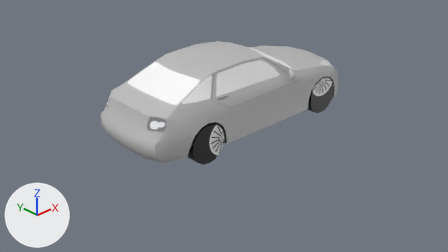
The Blender file assets/src/all2.blend: old version first, new version second.
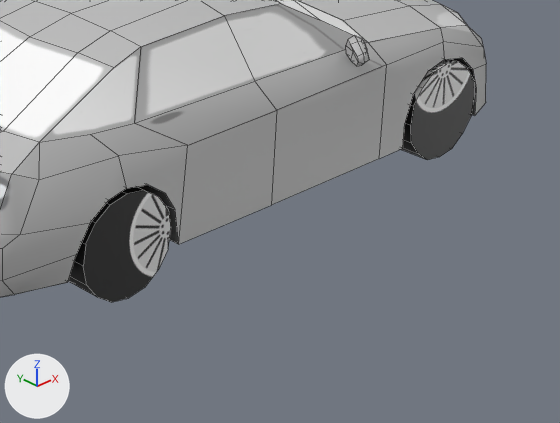
Old and new are each drawn from the file's camera 'Camera' and again close up on the part from 36% to 81% of the width and 22% to 83% of the height. The axes (+X, +Y, +Z) are drawn at lower left. The lights are the same throughout. The close-ups show mesh edges as thin lines. The same objects are shown in both versions, whatever each file hides.

In view in the first close-up: 'Car_Limo #lod0'.
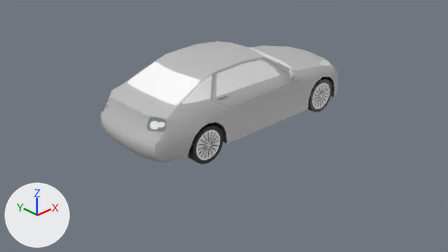
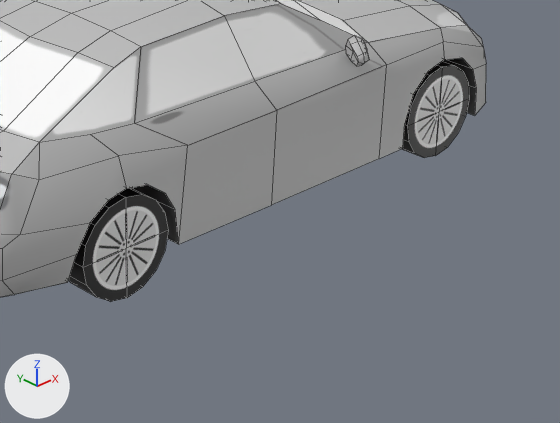
The change, as JSON lines over the scene's bpy script:
```json
{"block": "me_cube_004", "where": "# used by ob_car_limo__lod0; location = (0.192, 0.0, -0.031); rotation_euler = (0.0, 0.0, -1.571), in degrees (0, 0, -90)"}
{"op": "remove", "block": "me_cube_004", "code": "me_cube_004.from_pydata(...)  # 206 vertices, 148 faces; spans x 0.0..1.02, y -2.4..2.35, z 0.03..1.46"}
{"op": "add", "block": "me_cube_004", "code": "me_cube_004.from_pydata(...)  # 400 vertices, 320 faces; spans x -2.21..2.54, y -1.02..1.02, z 0.0..1.43"}
{"block": "me_cube_004", "change": "me_cube_004 part 1: a new loose piece, a 16-sided cylinder along y spanning x -1.5..-0.85, y -0.9..-0.67, z 0.0..0.65, in mat_carmat (picture img_car)"}
{"block": "me_cube_004", "change": "me_cube_004 part 2: a new loose piece, a 16-sided cylinder along y spanning x 1.31..1.96, y -0.9..-0.67, z 0.0..0.65, in mat_carmat (picture img_car)"}
{"block": "me_cube_004", "change": "me_cube_004 part 3: a new loose piece of 198 vertices spanning x -2.21..2.54, y -0.92..0.92, z 0.18..1.43, in mat_carmat (picture img_car)"}
{"block": "me_cube_004", "change": "me_cube_004 part 4: the loose piece of 32 vertices spanning x 0.65..0.91, y -1.7..-1.03, z 0.03..0.7 is deleted"}
{"block": "me_cube_004", "change": "me_cube_004 part 5: the loose piece of 32 vertices spanning x 0.65..0.92, y 1.12..1.79, z 0.03..0.7 is deleted"}
{"op": "set", "path": "ob_car_limo__lod0.rotation_euler", "old": "(0.0, 0.0, -1.571)", "new": "(0.0, 0.0, 0.0)", "note": "degrees (0, 0, -90) -> degrees (0, 0, 0)"}
{"op": "remove", "block": "ob_car_limo__lod0", "code": "_m = ob_car_limo__lod0.modifiers.new('Mirror', 'MIRROR')"}
{"op": "remove", "block": "ob_car_limo__lod0", "code": "_m.use_clip = True"}
{"op": "set", "path": "ob_car_limo__lod0.location", "old": "(0.192, 0.0, -0.031)", "new": "(0.0, 0.0, 0.0)"}
```

Pixel boxes (x1, y1, x2, y2) of what changed, in the close-ups (560 x 423 px):
```json
{"object": "Car_Limo #lod0", "change": "reshaped, moved, modifiers changed, turned", "before": [0, 0, 486, 302], "after": [0, 0, 486, 301]}
{"part": 1, "of": "me_cube_004", "change": "added", "after": [69, 188, 168, 301]}
{"part": 2, "of": "me_cube_004", "change": "added", "after": [402, 61, 469, 158]}
{"part": 3, "of": "me_cube_004", "change": "added", "after": [0, 0, 486, 297]}
{"part": 4, "of": "me_cube_004", "change": "deleted", "before": [68, 187, 171, 302], "on screen": "black"}
{"part": 5, "of": "me_cube_004", "change": "deleted", "before": [401, 59, 474, 160]}
```
